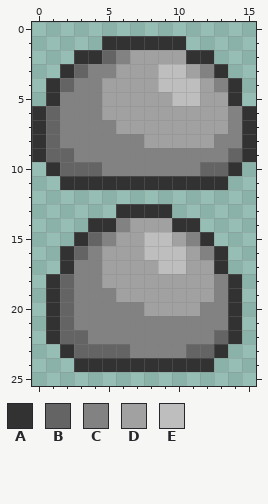
Two versions of one pixel-art sprite, Content/NPCs/Slime.png. Above: the version before the commit.
The file is 32x52 pixels, drawn in blocks of 2x2; one block is one cell here.
Palette (. is transparent): A #323232  B #646464  C #828282  D #a1a1a1  E #bebebe
Pixels before, first column x 0:
 1 .....AAAAAA.....
 2 ...AABCDDDDAA...
 3 ..ABCCDDDEEDCA..
 4 .ABCCDDDDEEEDCA.
 5 .ACCCDDDDDEEDDA.
 6 ABCCCDDDDDDDDDCA
 7 ABCCCCDDDDDDDDCA
 8 ABCCCCCCDDDDDCCA
 9 ABBCCCCCCCCCCCBA
10 .ABBBCCCCCCCBBA.
11 ..AAAAAAAAAAAA..
12 ................
13 ......AAAA......
14 ....AACDDDAA....
15 ...ABCDDEEDCA...
16 ..ABCDDDEEEDCA..
17 ..ACCDDDDEEDDA..
18 .ABCCDDDDDDDDCA.
19 .ABCCCDDDDDDDCA.
20 .ABCCCCCDDDDCCA.
21 .ABCCCCCCCCCCCA.
22 .ABBCCCCCCCCCBA.
23 ..ABBBBCCCCBBA..
24 ...AAAAAAAAAA...
New version:
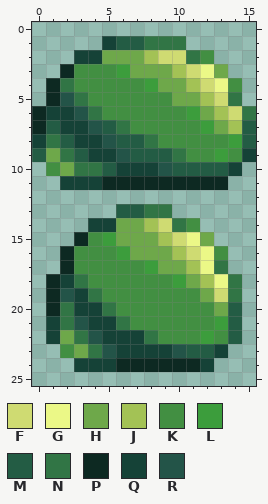
Colours new in this view: F #cfdb72  G #ebf887  H #6ea84a  J #a3c255  K #428f42  L #3c9d3c  M #235c44  N #317545  P #0d2922  Q #154237  R #235448
Log entry: Reprited Malachite Slime + Fixed bugs
Diff:
Changed rows in their new state; - is an unchanged pixel.
first column x 0:
 1 -----QMMNNN-----
 2 ---QQHHHJFFNK---
 3 --PKKKLHHHJFGH--
 4 -PNKKKKKLHHJFGK-
 5 -PRNKKKKKKHHJFN-
 6 PQQRNKKKKKKLHJFN
 7 PMQQRMNKKKKKLHJM
 8 QNMQQRMMNKKKKKLM
 9 MHNMQQRMMMNKKLKQ
10 -KHNNMQQQRMMMMQ-
11 --QQQPPPPPPPPP--
13 ------MMNN------
14 ----QQHHJFNK----
15 ---PKLHHHJFGH---
16 --PKKKLHHHJFGK--
17 --PKKKKKLHHJGN--
18 -PQNKKKKKKLHJGN-
19 -PRQNKKKKKKKHFN-
20 -PNQQNKKKKKKKHM-
21 -QNRQQNKKKKKKLM-
22 -QHNRQQQNKKKLKM-
23 --KHNRQQQQRMMQ--
24 ---QQQPPPPPPQ---
Boxes around the changes in both pictures, in picture pixels (x1, y1, x2, y2):
changed: (32, 36, 256, 372)
